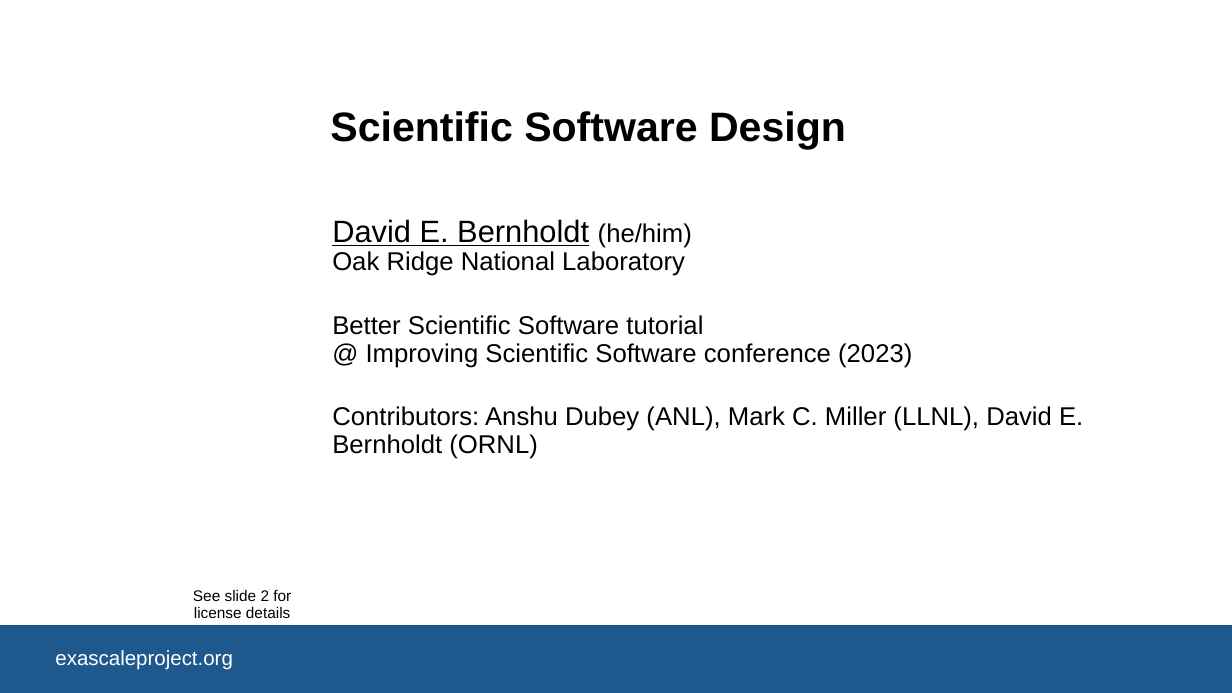
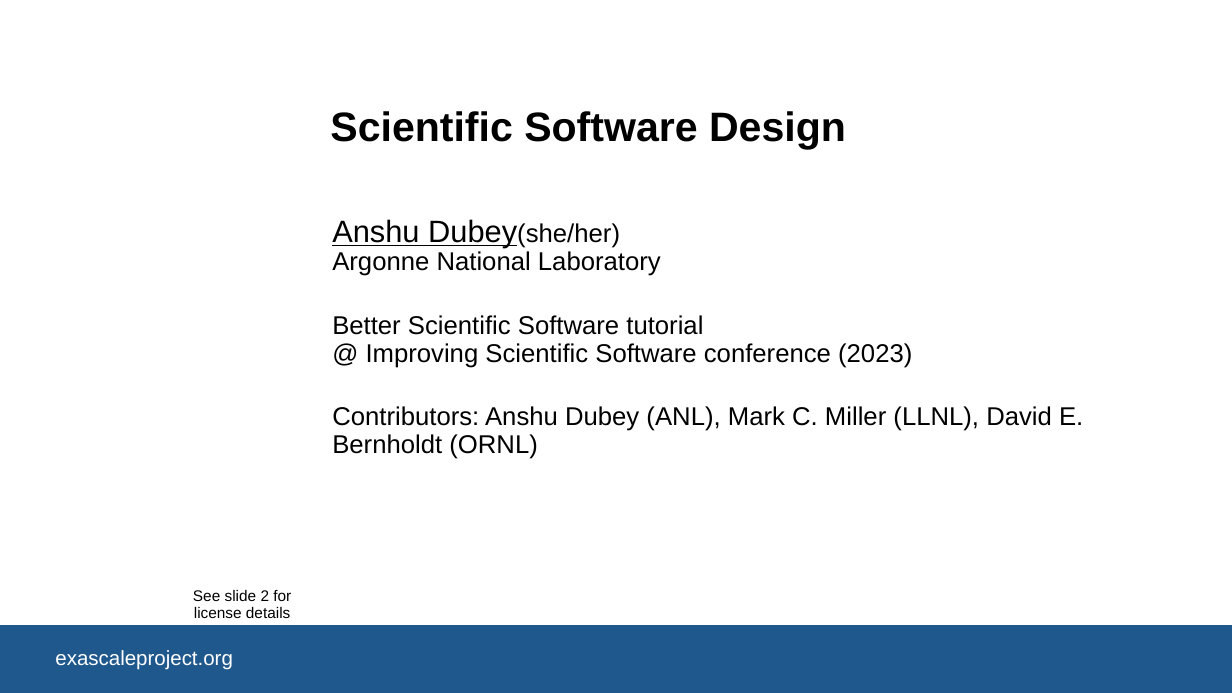
Before and after one commit to bssw-tutorial/presentations, a slide deck: slide 1 of design.pptx. Drawn at 1232x693 pixels with LibreOffice and Linux fonts; fonts in the diff are those of the drawing; background and template pictures are left out. Boxes give left, top, right and bottom in pixels: in the first picture for what was removed or moved away, otherwise in the second. Text is boxed around its words. In the diff, an @@ line names an element or a change of style, - is before the commit and + after.

Commit message:
changed both design presentations

```diff
--- a/design.pptx
+++ b/design.pptx
@@ subtitle at (332,219,661,276): text changed @@
-David E. Bernholdt (he/him)
-Oak Ridge National Laboratory
+Anshu Dubey(she/her)
+Argonne National Laboratory
```
Also in this commit, not shown: 8 other slides changed, 40 slides added, 15 slides removed, 1 other file.
